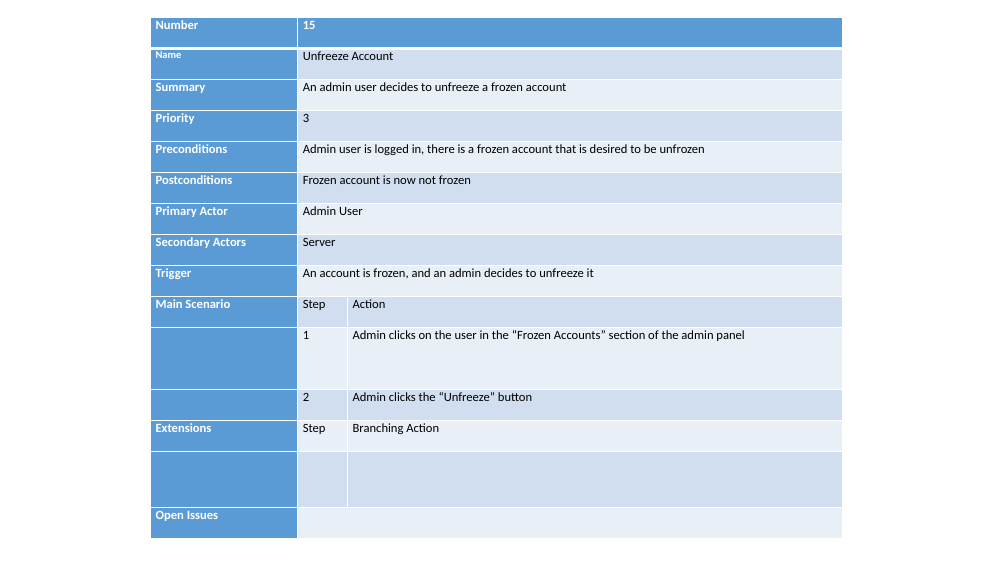
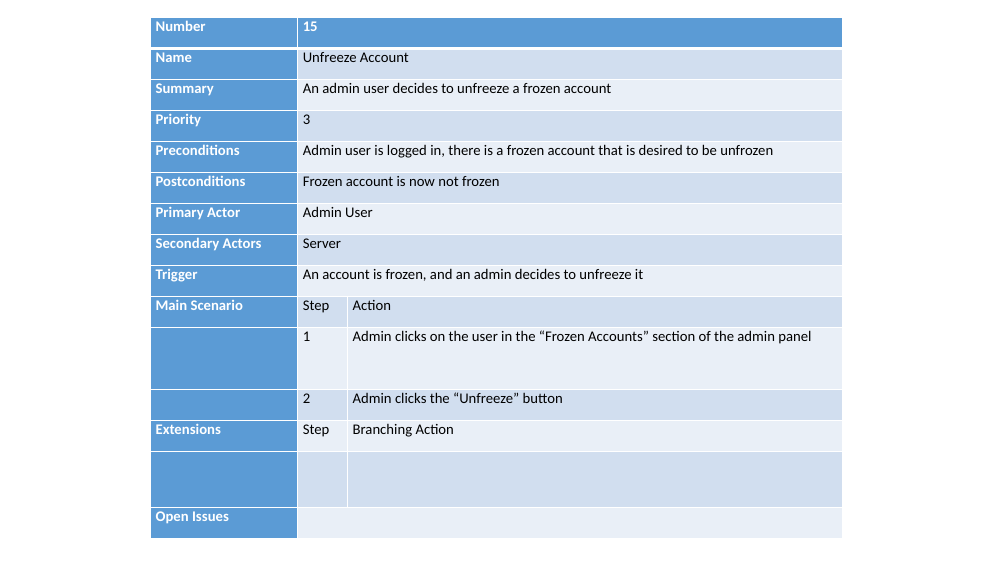
Before and after one commit to jjumbc/Software-Engineering-Group-project, a slide deck: slide 19 of Presentation/Spiral1.pptx. Drawn at 1008x567 pixels with LibreOffice and Linux fonts; fonts in the diff are those of the drawing. Boxes give left, top, right and bottom in pixels: in the first picture for what was removed or moved away, otherwise in the second. Text is boxed around its words. In the diff, an @@ line names an element or a change of style, - is before the commit and + after.

Commit message:
Standardized font size to 14 on Use Cases in Spiral1.pptx

```diff
--- a/Presentation/Spiral1.pptx
+++ b/Presentation/Spiral1.pptx
@@ table at [150, 17, 842, 538] @@
@@ size 12 to 14 pt @@
@@ size 10 to 14 pt in "Name" @@
```
Also in this commit, not shown: 11 other slides changed.
